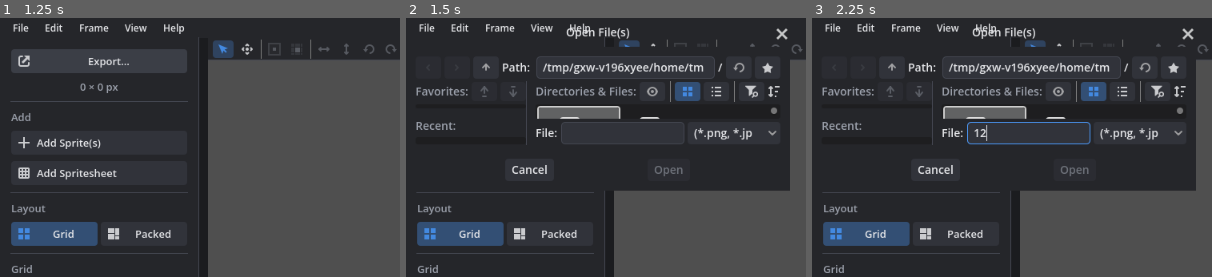
Above: before the commit, frames 1-3 (left to right).
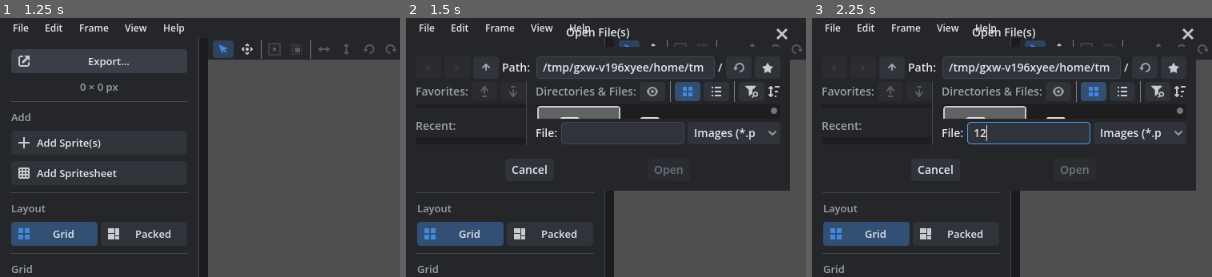
Above: after the commit, the same moments.

Repository: caleb-tognoli/spritesheetbelli
Game: Godot game, scene res://ui/main/main.tscn
The game is run twice, just before and just after one commit, with the same random seed, the same clock (stepped at 60 frames per second) and the same inputs.
Inputs (mouse positions are % of the whole screen's width and height, from its top left):
- Up to frame 1 (1.25 s): click "Export…" at 0.5 s
- Up to frame 2 (1.5 s): click "Add Sprite(s)" at 1.25 s
- Up to frame 3 (2.25 s): click (27, 22) at 2.02 s; type "12" at 2.1 s
The pictures show only the part of the screen within x 0-50%, y 0-50%; the shares and areas given below are measured in that part.

Frame 1 is identical in both runs. In frame 2, 0.3% of the frame differs, in the area x 72-88%, y 42-48%; in frame 3, 0.3%.

Commit message:
GIFs in the file pickers, Add Sprites makes their animations
- Add Sprites lists GIFs, and a GIF added with it also gets its animation, named after
  the file, like Add Spritesheet and dropping do; each picked GIF gets its own
- The web build's pickers accept GIFs, and exported GIFs download as images
- In the web build, Open and Add Spritesheet also accept TexturePacker, Aseprite, Phaser
  and libGDX data files picked together with their image, like on desktop

Diff:
--- a/scripts/image_loader.gd
+++ b/scripts/image_loader.gd
@@ -19,11 +19,11 @@
 	return images
 
 
-## Like [method load_all], but with every frame of animated images (GIFs): an array of
-## frames for each path, empty for files that couldn't be loaded
+## Like [method load_all], but with every frame of animated images (GIFs): what
+## [method load_file] returns for each path
 static func load_all_frames(paths: PackedStringArray, on_progress := Callable()) -> Array:
 	return await Parallel.map(
-		paths.size(), func(i: int) -> Array: return load_frames(paths[i]), on_progress
+		paths.size(), func(i: int) -> Dictionary: return load_file(paths[i]), on_progress
 	)
 
 
@@ -31,11 +31,18 @@
 ## can't be loaded.
 static func load_frames(path: String) -> Array[Image]:
 	var frames: Array[Image] = []
+	frames.assign(load_file(path).frames)
+	return frames
+
+
+## The image at [param path] as [code]{"frames": Array[Image]}[/code], without frames
+## when it can't be loaded. A GIF comes with its timing, see [method GifDecoder.decode].
+static func load_file(path: String) -> Dictionary:
 	if GifDecoder.is_gif_path(path):
-		frames.assign(GifDecoder.load_file(path).get("frames", []))
-		return frames
+		var gif := GifDecoder.load_file(path)
+		return {"frames": []} if gif.has("error") else gif
 	var img := Image.load_from_file(path)
-	if img:
-		img.resource_name = path.get_file()
-		frames.append(img)
-	return frames
+	if not img:
+		return {"frames": []}
+	img.resource_name = path.get_file()
+	return {"frames": [img]}
--- a/scripts/import/gif_decoder.gd
+++ b/scripts/import/gif_decoder.gd
@@ -114,7 +114,6 @@
 ## the [param path] of the GIF, the frames are linked to it, see [FrameSource].
 static func add_to_sheet(sheet: Spritesheet, gif: Dictionary, row_name: String, path := "") -> void:
 	var frames: Array[Image] = gif.frames
-	var seconds: Array[float] = gif.delays
 	var row := sheet.get_first_free_row()
 	var cells: Array[Vector2i] = []
 	sheet.begin_batch()
@@ -122,14 +121,25 @@
 		cells.append(Vector2i(i, row))
 		sheet.set_frame(cells[i], frames[i], FrameSource.for_gif(path, i) if path else {})
 	sheet.set_row_name(row, row_name)
-	if frames.size() > 1:
-		var animation := SheetAnimation.create_timed(
-			sheet.get_unique_animation_name(row_name), cells, seconds
-		)
-		if not gif.loop:
-			animation.mode = SheetAnimation.Mode.ONCE
-		sheet.add_animation(animation)
+	add_animation(sheet, gif, cells, row_name)
 	sheet.end_batch()
+
+
+## Adds an animation named [param anim_name] (or a free name like it) that plays
+## [param cells], which hold the frames of [param gif], the way the GIF does. Nothing is
+## added for a single frame.
+static func add_animation(
+	sheet: Spritesheet, gif: Dictionary, cells: Array[Vector2i], anim_name: String
+) -> void:
+	if cells.size() < 2:
+		return
+	var seconds: Array[float] = gif.delays
+	var animation := SheetAnimation.create_timed(
+		sheet.get_unique_animation_name(anim_name), cells, seconds
+	)
+	if not gif.loop:
+		animation.mode = SheetAnimation.Mode.ONCE
+	sheet.add_animation(animation)
 
 
 ## GIF's LZW decompression of [param data] into at most [param count] palette indices
--- a/scripts/web_files.gd
+++ b/scripts/web_files.gd
@@ -5,7 +5,9 @@
 
 const UPLOAD_DIR := "user://web_uploads"
 const OUTPUT_DIR := "user://web_output"
-const IMAGE_TYPES := ".png,.jpg,.jpeg,.jpe,.webp"
+const IMAGE_TYPES := ".png,.jpg,.jpeg,.jpe,.webp,.gif"
+## Spritesheet data files, see [SheetData]
+const DATA_TYPES := ".json,.atlas"
 
 ## Opens the browser's file picker and sends each file to Godot as base64
 const PICKER_SCRIPT := """
@@ -21,7 +23,7 @@
 	input.onchange = function() {
 		input.remove();
 		var files = Array.from(input.files).filter(function(f) {
-			return !%s || /\\.(png|jpe?g|jpe|webp)$/i.test(f.name);
+			return !%s || /\\.(png|jpe?g|jpe|webp|gif)$/i.test(f.name);
 		});
 		files.forEach(function(file) {
 			var reader = new FileReader();
@@ -41,6 +43,7 @@
 	"jpeg": "image/jpeg",
 	"jpe": "image/jpeg",
 	"webp": "image/webp",
+	"gif": "image/gif",
 	"json": "application/json",
 	"atlas": "text/plain",
 	"xml": "application/xml",
--- a/tests/unit/test_file_names.gd
+++ b/tests/unit/test_file_names.gd
@@ -136,3 +136,12 @@
 	files.save_sprites_dialog.hide()
 	files.open_file_dialogs.clear()
 	main.queue_free()
+
+
+func test_picked_data_file_brings_its_image() -> void:
+	var upload := WebFiles.UPLOAD_DIR
+	var picked := PackedStringArray([upload + "/hero.png", upload + "/hero.json"])
+	assert_eq(FileController.main_picked_file(picked), upload + "/hero.json")
+	picked = PackedStringArray([upload + "/a.gif"])
+	assert_eq(FileController.main_picked_file(picked), upload + "/a.gif")
+	assert_true(".gif" in WebFiles.IMAGE_TYPES)
--- a/tests/unit/test_gif.gd
+++ b/tests/unit/test_gif.gd
@@ -154,5 +154,45 @@
 
 	await main.files.add_sprites_from_paths(PackedStringArray([path]))
 	assert_eq(sheet.frames.size(), 6, "as sprites, every frame")
+	assert_eq(sheet.animations.size(), 2, "and its animation")
+	assert_eq(sheet.animations[1].name, "pillow2")
+	assert_eq(sheet.animations[1].durations, [2.0, 4.0, 1.0] as Array[float])
+	var cells := sheet.animations[1].cells
+	assert_eq(cells.size(), 3)
+	for i in cells.size():
+		assert_false(cells[i] in sheet.animations[0].cells, "the added frames")
+		assert_eq(sheet.frame_sources[cells[i]].gif_frame, i)
+	assert_eq(sheet.row_names.size(), 1, "no row name")
+	Global.document.undo()
+	assert_eq(sheet.frames.size(), 3, "one step")
+	assert_eq(sheet.animations.size(), 1)
 	main.queue_free()
 	Global.document.reset()
+
+
+func test_add_sprites_gives_each_gif_an_animation() -> void:
+	var main: Control = load(MAIN_SCENE).instantiate()
+	Global.document.reset()
+	add_child(main)
+	await get_tree().process_frame
+	assert_true("*.gif" in main.files.open_sprites_dialog.filters[0])
+	var dir := OS.get_user_data_dir().path_join("tests")
+	DirAccess.make_dir_recursive_absolute(dir)
+	var fixture := ProjectSettings.globalize_path("res://tests/fixtures/pillow.gif")
+	for file_name: String in ["a.gif", "b.gif"]:
+		DirAccess.copy_absolute(fixture, dir.path_join(file_name))
+	make_image(Color.RED).save_png(dir.path_join("a_png.png"))
+	await main.files.add_sprites_from_paths(
+		PackedStringArray(
+			["a.gif", "a_png.png", "b.gif"].map(func(f: String) -> String: return dir.path_join(f))
+		)
+	)
+	var sheet := Global.spritesheet
+	assert_eq(sheet.frames.size(), 7)
+	assert_eq(sheet.animations.map(func(a: SheetAnimation) -> String: return a.name), ["a", "b"])
+	assert_eq(sheet.animations[1].cells.size(), 3)
+	var first: Vector2i = sheet.animations[1].cells[0]
+	assert_eq(sheet.frame_sources[first].path, dir.path_join("b.gif"))
+	assert_eq(sheet.frame_sources[first].gif_frame, 0)
+	main.queue_free()
+	Global.document.reset()
--- a/ui/main/file_controller.gd
+++ b/ui/main/file_controller.gd
@@ -41,6 +41,7 @@
 
 
 func _ready() -> void:
+	open_sprites_dialog.filters = [IMAGE_FILTER]
 	open_spritesheet_dialog.filters = [IMAGE_FILTER, DATA_FILTER]
 	save_sprites_dialog.title = "Export Sprites"
 	save_sprites_dialog.ok_button_text = "Export"
@@ -120,23 +121,22 @@
 ## file picker and saving writes into the browser, then downloads the file
 func _web_file_dialog(dialog: FileDialog) -> void:
 	var images := WebFiles.IMAGE_TYPES
+	var images_and_data := images + "," + WebFiles.DATA_TYPES
+	# A data file is picked along with its image, so they land in the same folder
+	var emit_main := func(paths: PackedStringArray) -> void:
+		if not paths.is_empty():
+			dialog.file_selected.emit(main_picked_file(paths))
 	match dialog:
 		open_sprites_dialog:
 			WebFiles.pick(images, true, add_sprites_from_paths)
 		open_folder_dialog:
 			WebFiles.pick(images, true, add_sprites_from_paths, true)
-		open_spritesheet_dialog, replace_image_dialog:
-			WebFiles.pick(
-				images,
-				false,
-				func(paths: PackedStringArray) -> void: dialog.file_selected.emit(paths[0])
-			)
+		open_spritesheet_dialog:
+			WebFiles.pick(images_and_data, true, emit_main)
+		replace_image_dialog:
+			WebFiles.pick(images, false, emit_main)
 		open_dialog:
-			WebFiles.pick(
-				".sbelli," + images,
-				false,
-				func(paths: PackedStringArray) -> void: dialog.file_selected.emit(paths[0])
-			)
+			WebFiles.pick(".%s,%s" % [ProjectFile.EXTENSION, images_and_data], true, emit_main)
 		save_project_dialog:
 			dialog.file_selected.emit(WebFiles.output_path(suggested_project_path()))
 		export_file_dialog:
@@ -150,6 +150,15 @@
 			dialog.dir_selected.emit(folder)
 
 
+## Of files picked together in a browser, the one to open: a data file, which brings its
+## image along, else the first one
+static func main_picked_file(paths: PackedStringArray) -> String:
+	for path in paths:
+		if SheetData.is_data_path(path):
+			return path
+	return paths[0]
+
+
 func add_sprites_from_paths(paths: PackedStringArray) -> void:
 	# The OS dialog doesn't return files in the order they were selected
 	# (Windows puts the last clicked file first), so sort them by name instead.
@@ -168,25 +177,45 @@
 	Notify.hide_progress()
 	var imgs: Array[Image] = []
 	var sources: Array[Dictionary] = []
+	# Each GIF, with the index of its first frame in imgs and its name
+	var gifs: Array[Dictionary] = []
 	var failed_files: PackedStringArray = []
 	for i in loaded.size():
 		var path := sorted_paths[i]
-		if loaded[i].is_empty():
+		var frames: Array = loaded[i].frames
+		if frames.is_empty():
 			failed_files.append(path.get_file())
 		_linking(path)
 		var is_gif := GifDecoder.is_gif_path(path)
-		for frame: int in loaded[i].size():
-			imgs.append(loaded[i][frame])
+		if is_gif and not frames.is_empty():
+			gifs.append(
+				{"gif": loaded[i], "first": imgs.size(), "name": path.get_file().get_basename()}
+			)
+		for frame: int in frames.size():
+			imgs.append(frames[frame])
 			sources.append(
 				FrameSource.for_gif(path, frame) if is_gif else FrameSource.for_file(path)
 			)
-	Global.document.perform(
-		"Add sprites",
-		Global.spritesheet.add_frames.bind(imgs, Settings.get_value(&"add_mode"), sources)
-	)
+	Global.document.perform("Add sprites", _add_sprites.bind(imgs, sources, gifs))
 
 	if not failed_files.is_empty():
 		Notify.error(tr("Could not load: %s.") % ", ".join(failed_files))
+
+
+## Adds [param imgs] as sprites, and an animation for each of [param gifs] that plays
+## its frames, see [method add_sprites_from_paths]
+static func _add_sprites(
+	imgs: Array[Image], sources: Array[Dictionary], gifs: Array[Dictionary]
+) -> void:
+	var sheet := Global.spritesheet
+	var coords := sheet.add_frames(imgs, Settings.get_value(&"add_mode"), sources)
+	# Images that can't be added are skipped, which would shift the GIFs' frames
+	if coords.size() != imgs.size():
+		return
+	for gif in gifs:
+		var first: int = gif.first
+		var cells := coords.slice(first, first + gif.gif.frames.size())
+		GifDecoder.add_animation(sheet, gif.gif, cells, gif.name)
 
 
 ## Asks for an image to replace the frame at [param coord]
Not shown, changed: CHANGELOG.md
